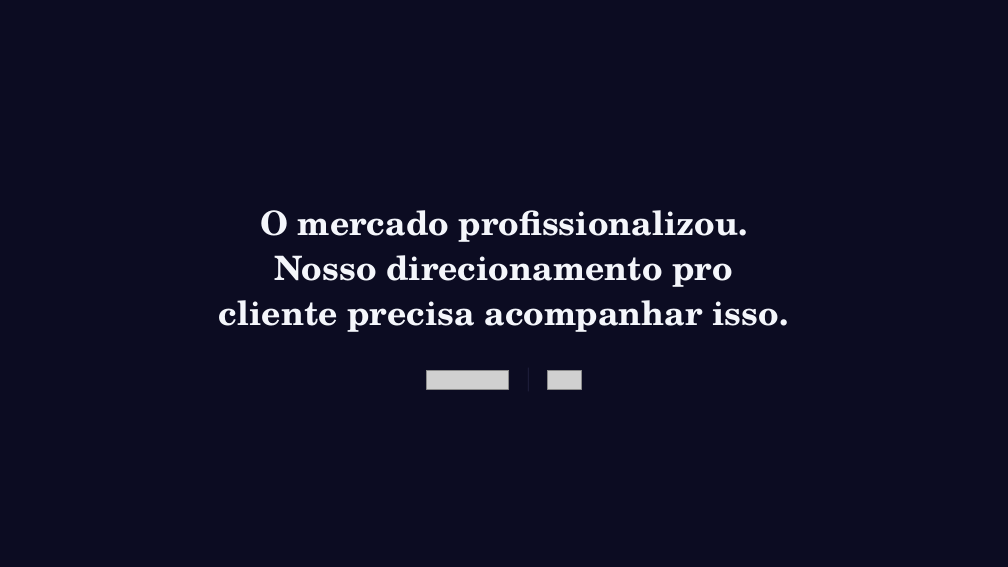
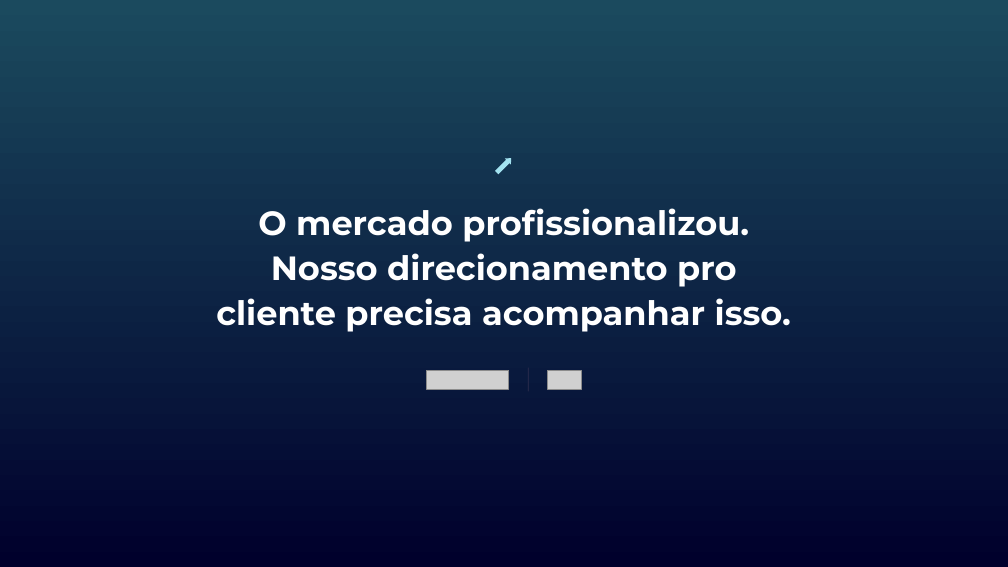
Before and after one commit to Arttico-socialmedia/WORK-CLAUDE, a slide deck: slide 12 of ccos-ratos/reunioes/apresentacao-marketing-influencia-2026-08-05.pptx. Drawn at 1008x567 pixels with LibreOffice and Linux fonts; fonts in the diff are those of the drawing; grey boxes stand for pictures. Boxes give left, top, right and bottom in pixels: in the first picture for what was removed or moved away, otherwise in the second. Text is boxed around its words. In the diff, an @@ line names an element or a change of style, - is before the commit and + after.

```diff
--- a/ccos-ratos/reunioes/apresentacao-marketing-influencia-2026-08-05.pptx
+++ b/ccos-ratos/reunioes/apresentacao-marketing-influencia-2026-08-05.pptx
@@ background #0C0C22 to gradient #00002C to #1B4A5E @@
@@ right arrow added at [494,155,514,175], fill #A3E3F0 @@
@@ text "O mercado profissionalizou." at [216,208,791,332]: font TeX Gyre Schola to Montserrat, text colour #F4F6FB to #FFFFFF @@
@@ rectangle at [528,368,529,391]: fill #262645 to #303050 @@
```
Also in this commit, not shown: 11 other slides changed.
